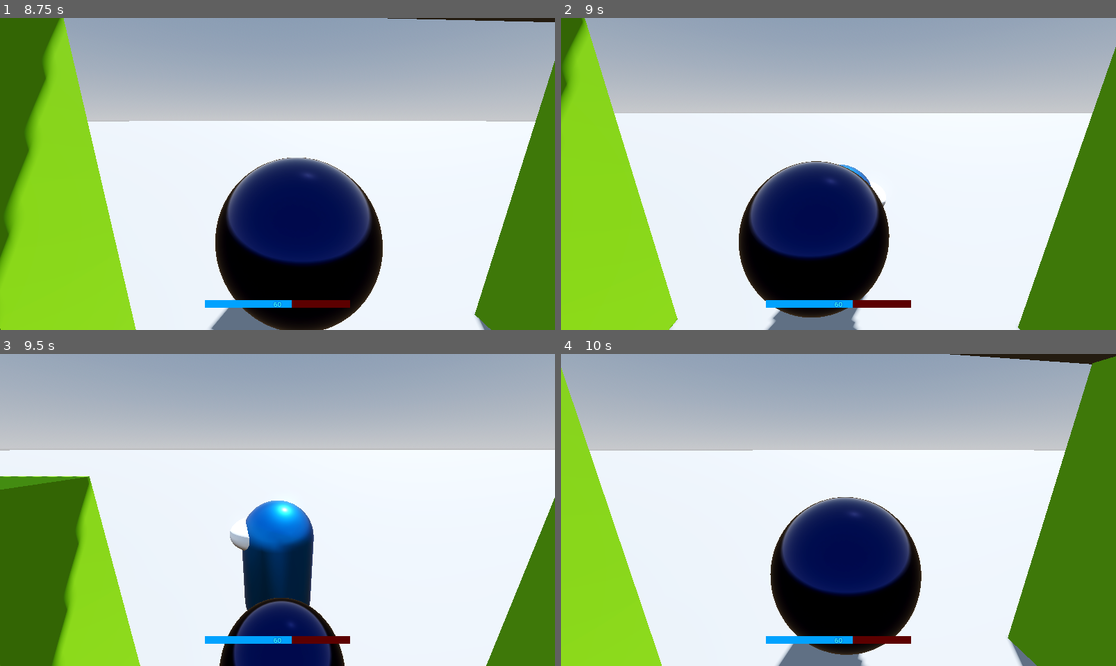
Above: before the commit, frames 1-4 (two rows, left to right).
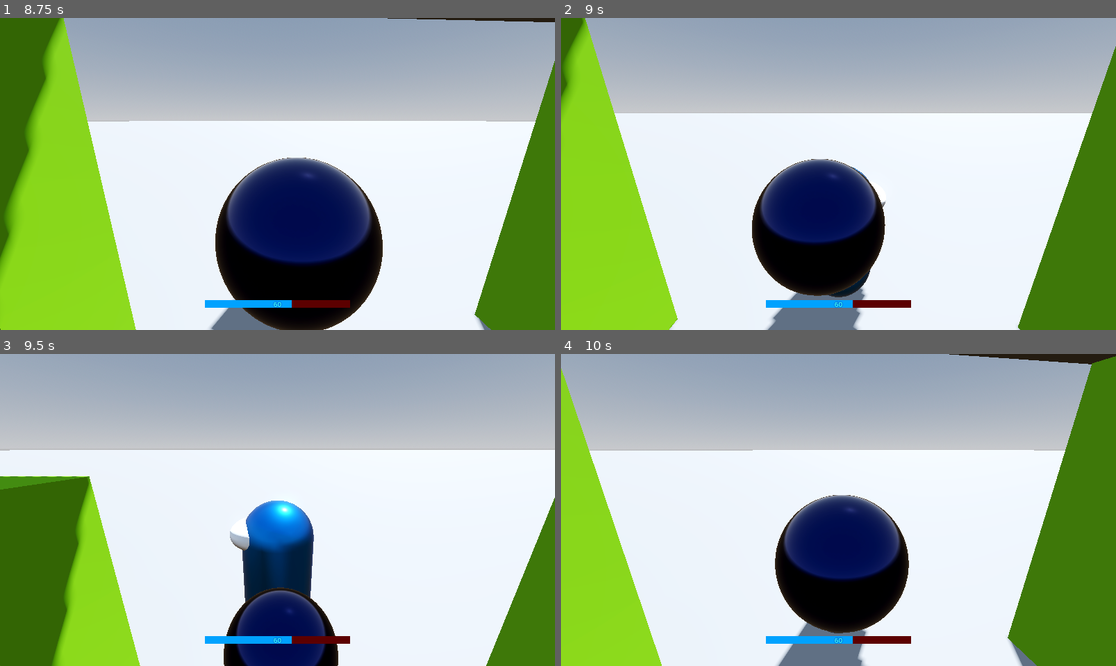
Above: after the commit, the same moments.

Repository: ArmanAmeri/3d-intro
Game: Godot game, scene res://Scenes/main.tscn
The game is run twice, just before and just after one commit, with the same random seed, the same clock (stepped at 60 frames per second) and the same inputs.
Inputs (mouse positions are in pixels of both pictures, inside the frame that each line leads up to):
- Up to frame 1 (8.75 s): tap Enter (ui_accept) at 0.5, 0.77, 1.25, 1.52, 2, 3.02, 3.5, 3.77, 4.25, 4.52, 5.75, 6.02, 6.77, 7.52 s; move the mouse to (305, 174) at 0.52 s; tap A (a) at 0.6, 3.05, 3.6, 6.05, 8.1 s; tap D (d) at 0.8, 1.35, 3.8, 4.35, 6.8 s; move the mouse to (249, 174) at 1.27 s; tap S (s) at 1.55, 2.1, 4.55, 5.1, 7.55 s; move the mouse to (288, 167) at 2.02 s; tap W (w) at 2.3, 2.85, 5.3, 7.35, 8.3 s; move the mouse to (271, 180) at 2.77 s; move the mouse to (316, 177) at 3.52 s; move the mouse to (233, 170) at 4.27 s; move the mouse to (283, 174) at 5.02 s; move the mouse to (255, 167) at 5.77 s; click (255, 167) at 5.85 s; move the mouse to (305, 174) at 6.52 s; tap C (toggle camera) at 6.6 s; move the mouse to (249, 174) at 7.27 s; move the mouse to (288, 167) at 8.02 s
- Up to frame 2 (9 s): move the mouse to (832, 180) at 8.77 s; tap D (d) at 8.85 s
- Up to frame 3 (9.5 s): tap Enter (ui_accept) at 9.02 s; tap A (a) at 9.05 s
- Up to frame 4 (10 s): move the mouse to (877, 513) at 9.52 s; tap S (s) at 9.6 s; tap Enter (ui_accept) at 9.77 s; tap D (d) at 9.8 s

Frame 1 is identical in both runs. In frame 2, 4.5% of the frame differs, in the area x 4-100%, y 0-99%; in frame 3, 1.4%; in frame 4, 4.4%.

Commit message:
fixed hitbox

Diff:
--- a/Scenes/anemy.tscn
+++ b/Scenes/anemy.tscn
@@ -26,7 +26,7 @@
 collision_mask = 15
 script = ExtResource("1_2sawb")
 
-[node name="CollisionShape3D" type="CollisionShape3D" parent="."]
+[node name="feet" type="CollisionShape3D" parent="."]
 shape = SubResource("SphereShape3D_44lkv")
 
 [node name="Body" type="MeshInstance3D" parent="."]
@@ -36,6 +36,7 @@
 [node name="NavigationAgent3D" type="NavigationAgent3D" parent="."]
 
 [node name="HurtBox" type="Area3D" parent="."]
+collision_layer = 0
 
 [node name="CollisionShape3D" type="CollisionShape3D" parent="HurtBox"]
 shape = SubResource("SphereShape3D_rrl81")
@@ -43,6 +44,8 @@
 [node name="Timers" type="Node" parent="."]
 
 [node name="Hitbox" type="Area3D" parent="."]
+collision_layer = 8
+collision_mask = 0
 script = ExtResource("3_ipg4m")
 
 [node name="CollisionShape3D" type="CollisionShape3D" parent="Hitbox"]
--- a/Scenes/bullet.tscn
+++ b/Scenes/bullet.tscn
@@ -10,6 +10,7 @@
 [node name="Bullet" type="RayCast3D"]
 top_level = true
 collision_mask = 15
+collide_with_areas = true
 script = ExtResource("1_8so0n")
 
 [node name="MeshInstance3D" type="MeshInstance3D" parent="."]
--- a/Scenes/drone_enemy.tscn
+++ b/Scenes/drone_enemy.tscn
@@ -1,10 +1,11 @@
-[gd_scene load_steps=10 format=3 uid="uid://2ynnh8kitlbt"]
+[gd_scene load_steps=12 format=3 uid="uid://b10gbr3kiakqt"]
 
 [ext_resource type="Script" path="res://Scripts/rangadbody.gd" id="1_8epu3"]
 [ext_resource type="Script" path="res://Scripts/drone_enemy.gd" id="1_gnd67"]
+[ext_resource type="Script" path="res://Scripts/hitbox.gd" id="3_7an8s"]
 
 [sub_resource type="SphereShape3D" id="SphereShape3D_5glhh"]
-radius = 0.639806
+radius = 0.442591
 
 [sub_resource type="StandardMaterial3D" id="StandardMaterial3D_ufv7x"]
 albedo_color = Color(0, 0.0959999, 0.36, 1)
@@ -29,13 +30,16 @@
 [sub_resource type="SphereMesh" id="SphereMesh_ails1"]
 material = SubResource("StandardMaterial3D_v6e8k")
 
+[sub_resource type="SphereShape3D" id="SphereShape3D_e50u2"]
+radius = 0.598522
+
 [node name="DroneEnemy" type="CharacterBody3D"]
 transform = Transform3D(1, 0, 0, 0, 1, 0, 0, 0, 1, 0, 0.5, 0)
 collision_layer = 8
-collision_mask = 7
+collision_mask = 15
 script = ExtResource("1_gnd67")
 
-[node name="CollisionShape3D" type="CollisionShape3D" parent="."]
+[node name="feet" type="CollisionShape3D" parent="."]
 transform = Transform3D(1, 0, 0, 0, 1, 0, 0, 0, 1, 0, 0.834141, 0)
 shape = SubResource("SphereShape3D_5glhh")
 
@@ -67,4 +71,15 @@
 
 [node name="ProjectileNode" type="Node3D" parent="."]
 
+[node name="Hitbox" type="Area3D" parent="."]
+transform = Transform3D(1, 0, 0, 0, 1, 0, 0, 0, 1, 0, 0.892696, 0)
+collision_layer = 8
+collision_mask = 0
+script = ExtResource("3_7an8s")
+
+[node name="CollisionShape3D" type="CollisionShape3D" parent="Hitbox"]
+transform = Transform3D(1, 0, 0, 0, 1, 0, 0, 0, 1, 0, -0.0603089, 0)
+shape = SubResource("SphereShape3D_e50u2")
+
 [connection signal="timeout" from="Timers/Timer" to="." method="_reload_timeout"]
+[connection signal="hp_change" from="Hitbox" to="." method="_on_hitbox_hp_change"]
--- a/Scenes/main.tscn
+++ b/Scenes/main.tscn
@@ -55,27 +55,6 @@
 
 [node name="stair" type="CSGBox3D" parent="."]
 transform = Transform3D(1, 0, 0, 0, 1, 0, 0, 0, 1, -7.52883, 3.23531, 5.44723)
-use_collision = true
-collision_layer = 2
-collision_mask = 0
-size = Vector3(2, 1, 4)
-
-[node name="stair2" type="CSGBox3D" parent="."]
-transform = Transform3D(1, 0, 0, 0, 1, 0, 0, 0, 1, -9.54369, 2.33908, 5.44723)
-use_collision = true
-collision_layer = 2
-collision_mask = 0
-size = Vector3(2, 1, 4)
-
-[node name="stair3" type="CSGBox3D" parent="."]
-transform = Transform3D(1, 0, 0, 0, 1, 0, 0, 0, 1, -11.5472, 1.36703, 5.44723)
-use_collision = true
-collision_layer = 2
-collision_mask = 0
-size = Vector3(2, 1, 4)
-
-[node name="stair4" type="CSGBox3D" parent="."]
-transform = Transform3D(1, 0, 0, 0, 1, 0, 0, 0, 1, -13.5487, 0.49908, 5.44723)
 use_collision = true
 collision_layer = 2
 collision_mask = 0
--- a/Scripts/anemy.gd
+++ b/Scripts/anemy.gd
@@ -52,8 +52,10 @@
 
 
 func _on_hitbox_hp_change(hp: int) -> void:
-		if hp <= 0:
-			die()
+	print("took damage")
+	hurt.emit()
+	if hp <= 0:
+		die()
 
 func die() -> void:
 	self.queue_free()
--- a/Scripts/drone_enemy.gd
+++ b/Scripts/drone_enemy.gd
@@ -9,7 +9,6 @@
 @onready var timer: Node = $Timers/Timer
 
 var max_hp: int = 100
-var hp: int
 
 var laser_scene = load("res://Scenes/laser.tscn")
 var enemy_direction
@@ -21,7 +20,6 @@
 var can_shoot = true
 
 func _ready() -> void:
-	hp = max_hp
 	await get_tree().process_frame
 	nav_ready = true
 
@@ -68,12 +66,9 @@
 	can_shoot = true
 
 
-func take_damage(amount:int) -> void:
-	print(amount, " anemy damage taken")
-	hp -= amount
-
+func _on_hitbox_hp_change(hp: int) -> void:
+	print("took damage")
 	hurt.emit()
-
 	if hp <= 0:
 		die()
 
--- a/Scripts/game_ui.gd
+++ b/Scripts/game_ui.gd
@@ -8,6 +8,6 @@
 	progress_bar.max_value = player.hp_max
 	hp_amount_label.text = str(player.hp)
 
-func _process(delta: float) -> void:
+func _process(_delta: float) -> void:
 	progress_bar.value = player.hp
 	hp_amount_label.text = str(player.hp)
--- a/Scripts/hitbox.gd
+++ b/Scripts/hitbox.gd
@@ -8,7 +8,6 @@
 	hp = get_parent().max_hp
 
 func take_damage(amount:int) -> void:
-	print(amount, " anemy damage taken")
+
 	hp -= amount
-
 	hp_change.emit(hp)
--- a/Scripts/projectile_basic.gd
+++ b/Scripts/projectile_basic.gd
@@ -17,6 +17,7 @@
 
 		if collider.has_method("take_damage"):
 			collider.take_damage(damage)
+			print("den kjører")
 
 		set_physics_process(false)
 		collider.add_child(remote_transform)
--- a/Scripts/rangadbody.gd
+++ b/Scripts/rangadbody.gd
@@ -1,6 +1,5 @@
 extends Node3D
 
-@onready var face: MeshInstance3D = $Eye
 @onready var body: MeshInstance3D = $Body
 @onready var original_material: StandardMaterial3D
 
Not shown: 1 places in Scenes/bullet.tscn that only renumber resources
Not shown: 1 places in Scenes/main.tscn that only renumber resources
Not shown: 1 places in Scenes/rangad_anamey.tscn that only renumber resources
